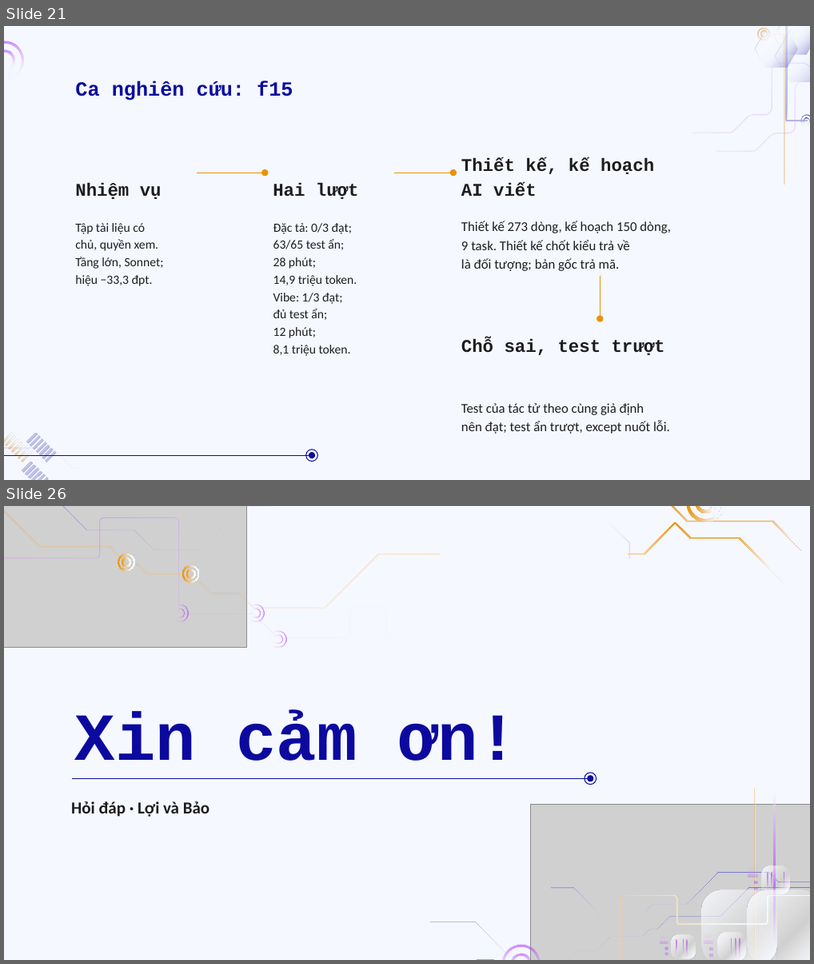
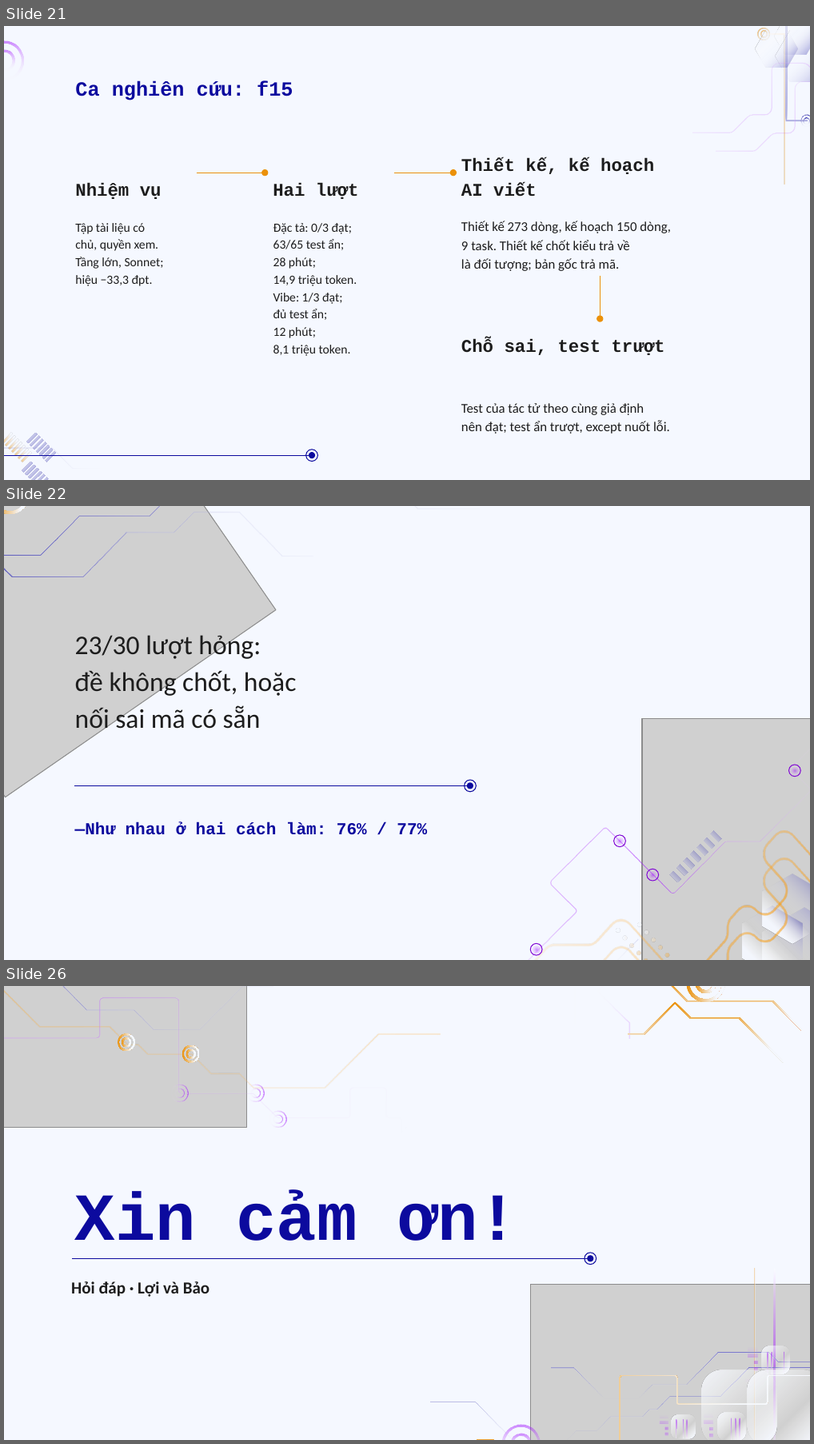
Before and after one commit to doanan293/vipharmind-ai-sdlc-study, a slide deck: docs/presentation/vipharmind-slides.pptx. Shown one above the other, each under a label of ours: slides 21 and 26 before the commit, slides 21, 22 and 26 after it; the slides between them are not shown. The pictures are 814x964 and 814x1444 pixels, drawn with LibreOffice and Linux fonts; fonts in the diff are those of the drawing; grey boxes stand for pictures; background and template pictures are left out. Boxes give left, top, right and bottom in pixels: in the first picture for what was removed or moved away, otherwise in the second. Text is boxed around its words. In the diff, an @@ line names an element or a change of style, - is before the commit and + after.

```diff
--- a/docs/presentation/vipharmind-slides.pptx
+++ b/docs/presentation/vipharmind-slides.pptx
@@ slide 22 added at [4, 506, 810, 960], background #F5F8FF @@
@@ group added at [4, 506, 480, 804]: 28 freeform shapes, 1 picture @@
@@ text added at [75, 632, 297, 735], 24 pt, text #1D1D1D @@
+23/30 lượt hỏng:
+đề không chốt, hoặc
+nối sai mã có sẵn
@@ ellipse added at [790, 764, 802, 776], outline #8208D5 0.75 pt @@
@@ ellipse added at [791, 766, 800, 775], fill gradient #9900FF to #FFFFFF @@
@@ line added from (74, 786) to (468, 786), #0C0A9E 0.75 pt @@
@@ ellipse added at [465, 780, 477, 792], outline #0C0A9E 0.75 pt @@
@@ ellipse added at [467, 783, 474, 789], fill #0C0A9E @@
@@ text added at [75, 822, 427, 835], 15 pt, text #0C0A9E, bold @@
+—Như nhau ở hai cách làm: 76% / 77%
@@ group added at [410, 719, 810, 960]: 16 freeform shapes, 6 ellipses, 1 picture @@
```
Also in this commit, not shown: 5 slides changed, 1 slide removed, 12 other files.
